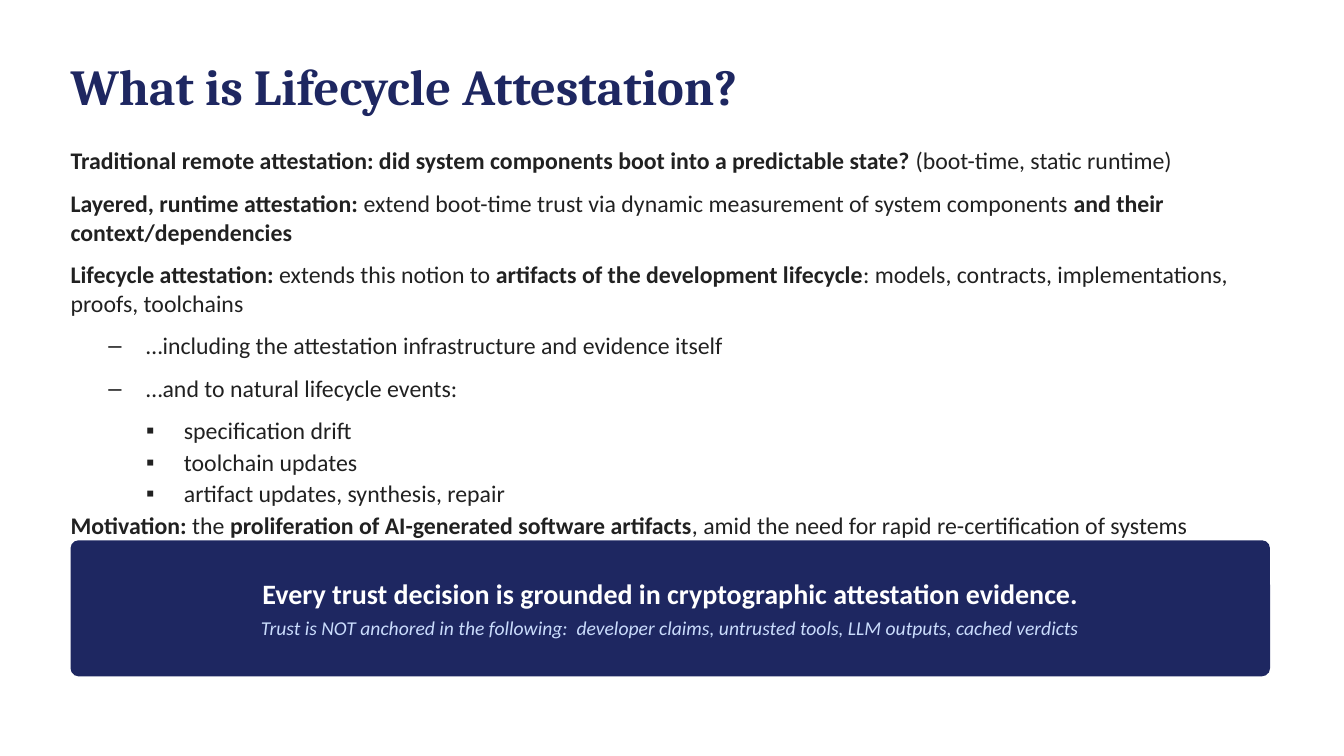
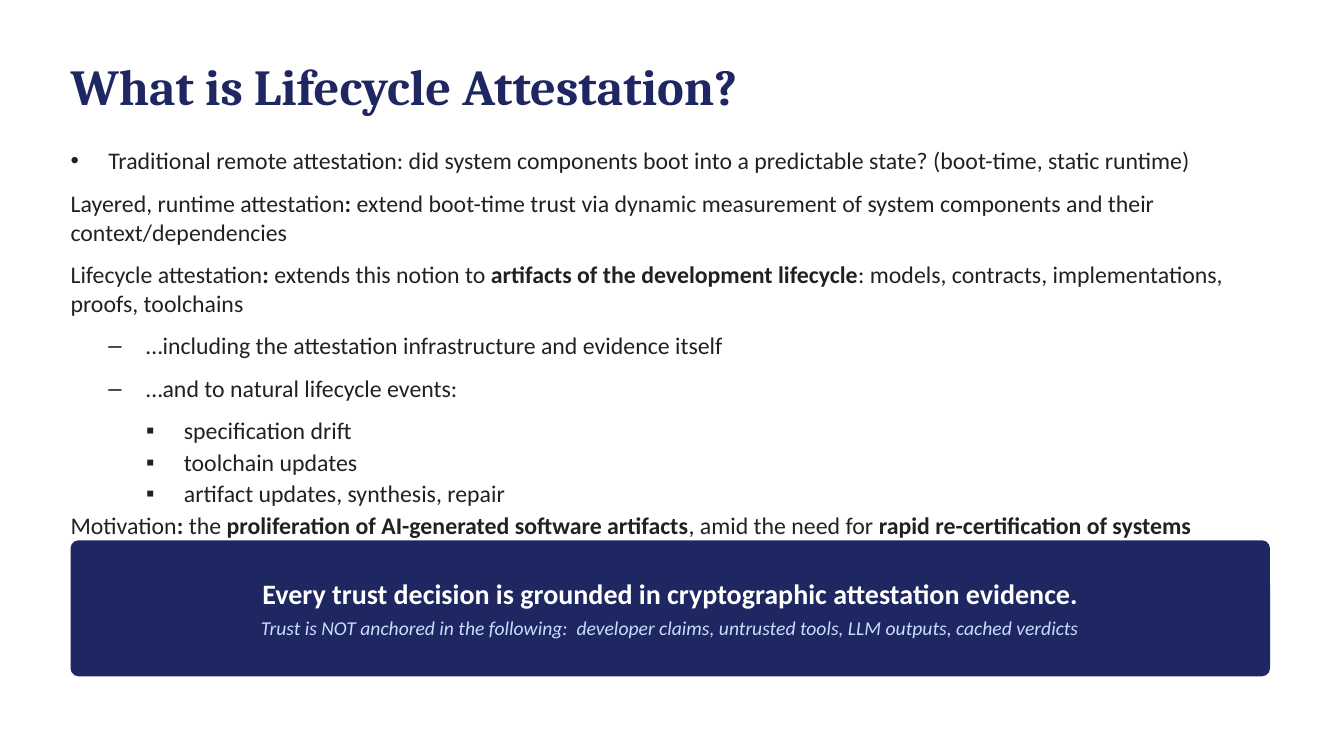
Before and after one commit to ku-sldg/pybb, a slide deck: slide 3 of docs/video_slides_draft.pptx. Drawn at 1344x756 pixels with LibreOffice and Linux fonts; fonts in the diff are those of the drawing. Boxes give left, top, right and bottom in pixels: in the first picture for what was removed or moved away, otherwise in the second. Text is boxed around its words. In the diff, an @@ line names an element or a change of style, - is before the commit and + after.

```diff
--- a/docs/video_slides_draft.pptx
+++ b/docs/video_slides_draft.pptx
@@ text at box(71, 152, 1223, 538): bold off in "Traditional remote attestation: did system components boot ...", "Layered, runtime attestation: and their context/dependencies", "Lifecycle attestation:", "Motivation:"; bold on in "rapid re-certification of systems"; more space between paragraphs @@
```
Also in this commit, not shown: 2 other files.
